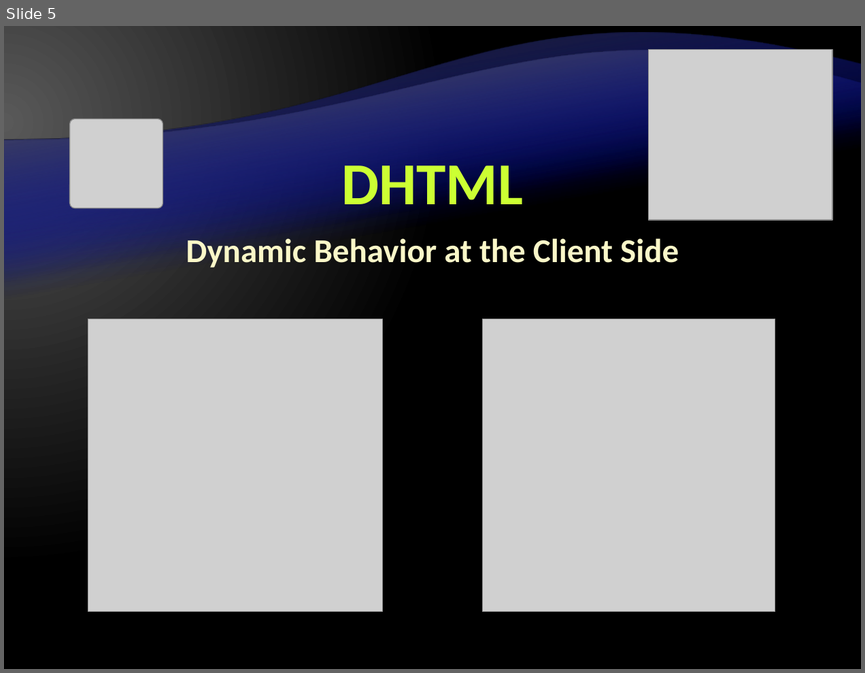
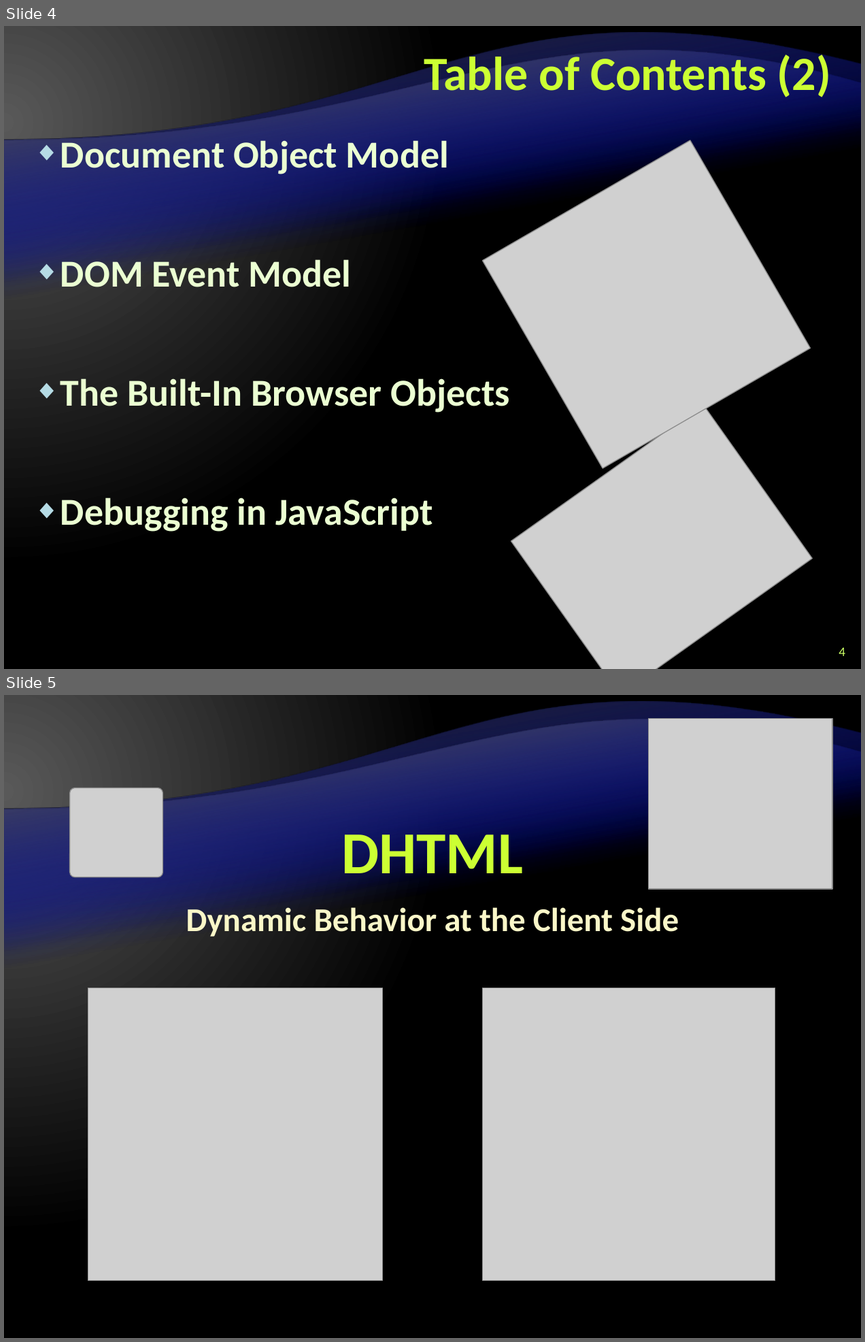
Before and after one commit to Lockheed01/aspnet-mvc-course, a slide deck: Lectures/9. JavaScript/JavaScript-Introduction.pptx. Shown one above the other, each under a label of ours: slide 5 before the commit, slides 4 and 5 after it. The pictures are 865x673 and 865x1342 pixels, drawn with LibreOffice and Linux fonts; fonts in the diff are those of the drawing; grey boxes stand for pictures; background and template pictures are left out. Boxes give left, top, right and bottom in pixels: in the first picture for what was removed or moved away, otherwise in the second. Text is boxed around its words. In the diff, an @@ line names an element or a change of style, - is before the commit and + after.

Commit message:
JavaScript presentation updated by Alexander Vakrilov

```diff
--- a/Lectures/9. JavaScript/JavaScript-Introduction.pptx
+++ b/Lectures/9. JavaScript/JavaScript-Introduction.pptx
@@ slide 4 added at (x1=4, y1=26, x2=861, y2=669), background gradient #595959 to #000000; not listed: 4 template elements that a slide beside it also shows @@
@@ title added at (x1=424, y1=50, x2=831, y2=97), 40 pt, text #CCFF33, bold @@
+Table of Contents (2)
@@ text added at (x1=60, y1=135, x2=509, y2=531), 32 pt, text #EBFFD2, bold @@
+◆ Document Object Model
+◆ DOM Event Model
+◆ The Built-In Browser Objects
+◆ Debugging in JavaScript
@@ picture added at (x1=483, y1=141, x2=810, y2=468) @@
@@ picture added at (x1=511, y1=405, x2=813, y2=669) @@
@@ page number added at (x1=838, y1=647, x2=845, y2=656), 11 pt, text #CCFF66 @@
+4
```
Also in this commit, not shown: 5 slides changed, 1 other slide added, 1 slide removed.
